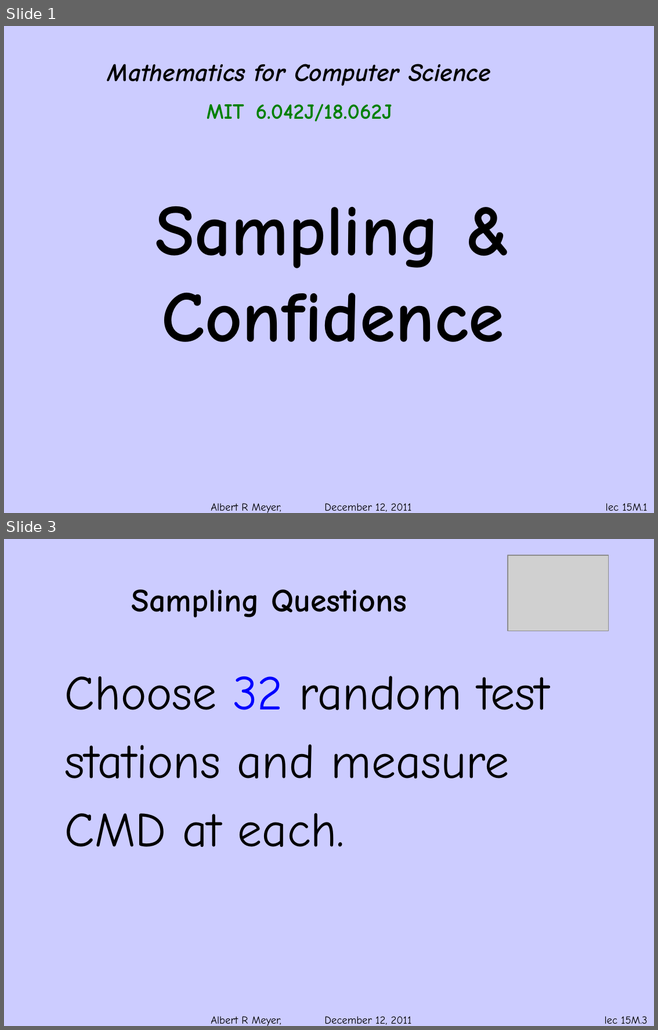
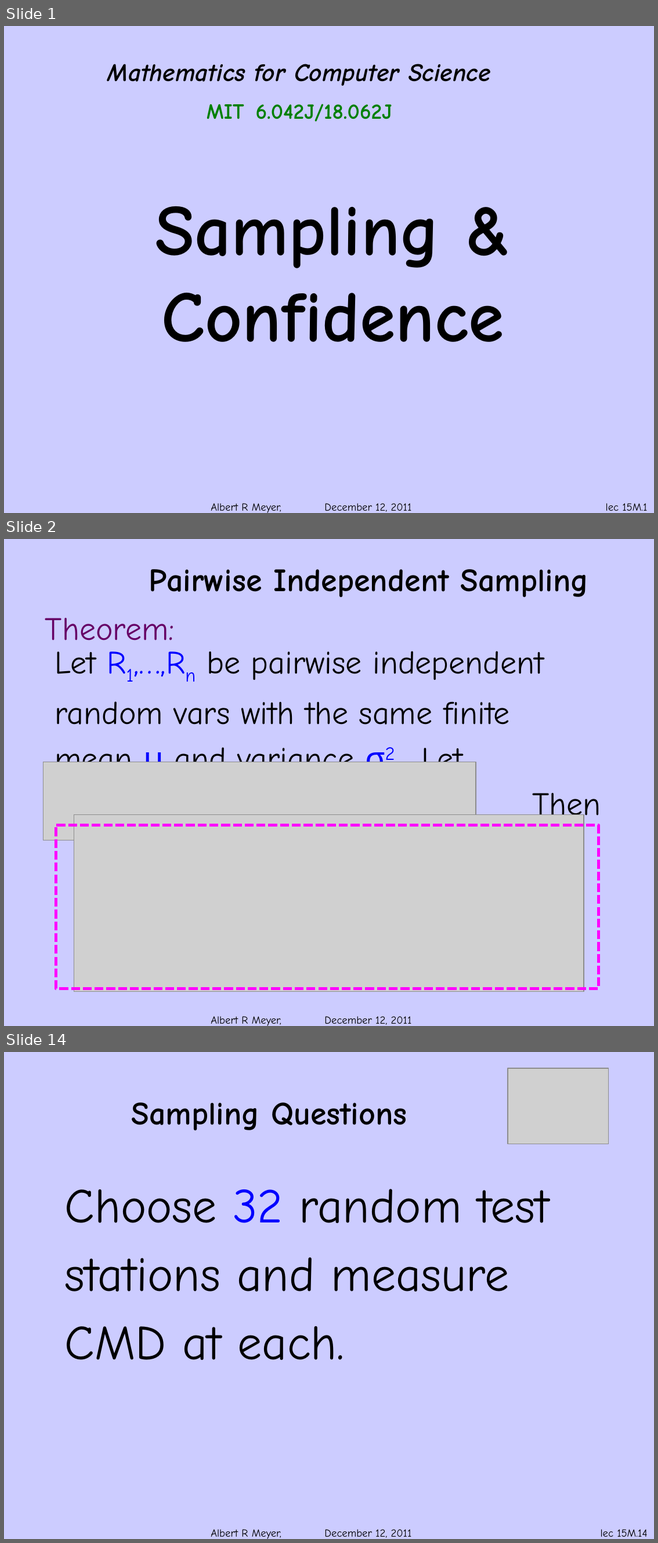
Before and after one commit to armeyer/mcs_web, a slide deck: fall11/slidesF11/slides15m.pptx. Shown one above the other, each under a label of ours: slides 1 and 3 before the commit, slides 1, 2 and 14 after it; the slides between them are not shown. The pictures are 658x1030 and 658x1543 pixels, drawn with LibreOffice and Linux fonts; fonts in the diff are those of the drawing; grey boxes stand for pictures; background and template pictures are left out. Boxes give left, top, right and bottom in pixels: in the first picture for what was removed or moved away, otherwise in the second. Text is boxed around its words. In the diff, an @@ line names an element or a change of style, - is before the commit and + after.

```diff
--- a/fall11/slidesF11/slides15m.pptx
+++ b/fall11/slidesF11/slides15m.pptx
@@ slide 2 added at (x1=4, y1=539, x2=654, y2=1026), background #CCCCFF; not listed: 1 template element that a slide beside it also shows @@
@@ title added at (x1=148, y1=569, x2=589, y2=598), 36 pt, text #000000, bold @@
+Pairwise Independent Sampling
@@ text added at (x1=45, y1=618, x2=175, y2=641), 36 pt, text #660066 @@
+Theorem:
@@ text added at (x1=54, y1=651, x2=600, y2=826), 36 pt, text #000000 @@
+Let R1,…,Rn be pairwise independent
+random vars with the same finite
+mean μ and variance σ2. Let
+Then
@@ picture added at (x1=43, y1=762, x2=476, y2=841) @@
@@ picture added at (x1=74, y1=815, x2=583, y2=992) @@
@@ rectangle added at (x1=56, y1=825, x2=598, y2=988), outline #FF00FF 3.25 pt dashed @@
@@ what was slide 3 is now slide 14 @@
@@ page number at (x1=600, y1=1529, x2=647, y2=1537): text changed @@
-lec 15M.3
+lec 15M.14
```
Also in this commit, not shown: 2 slides changed, 10 other slides added.
